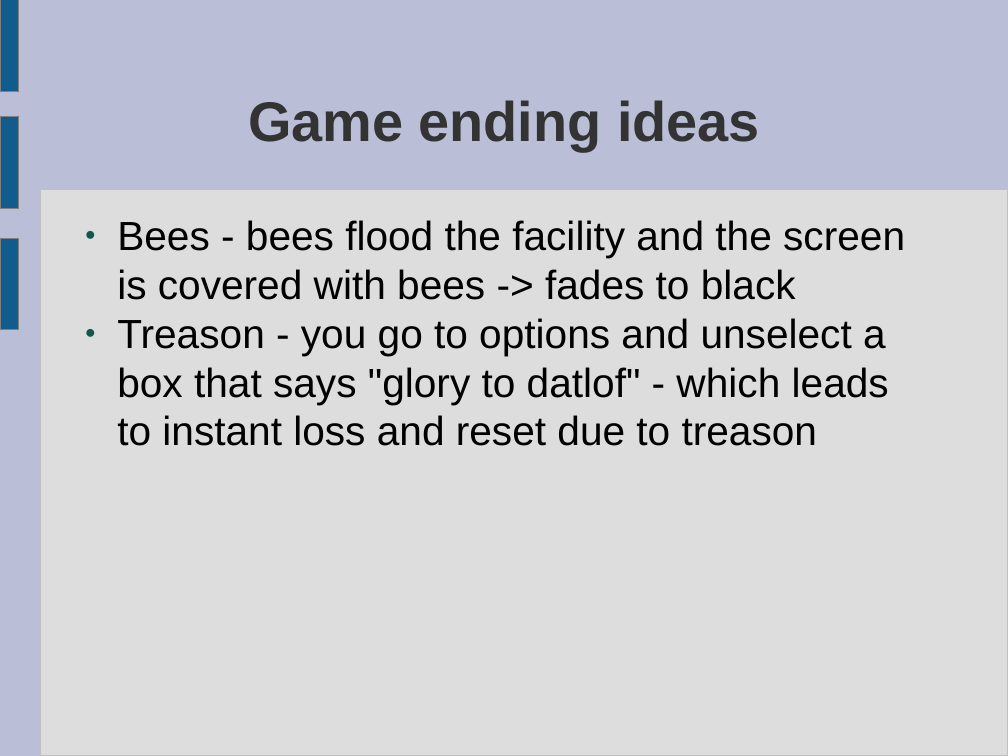
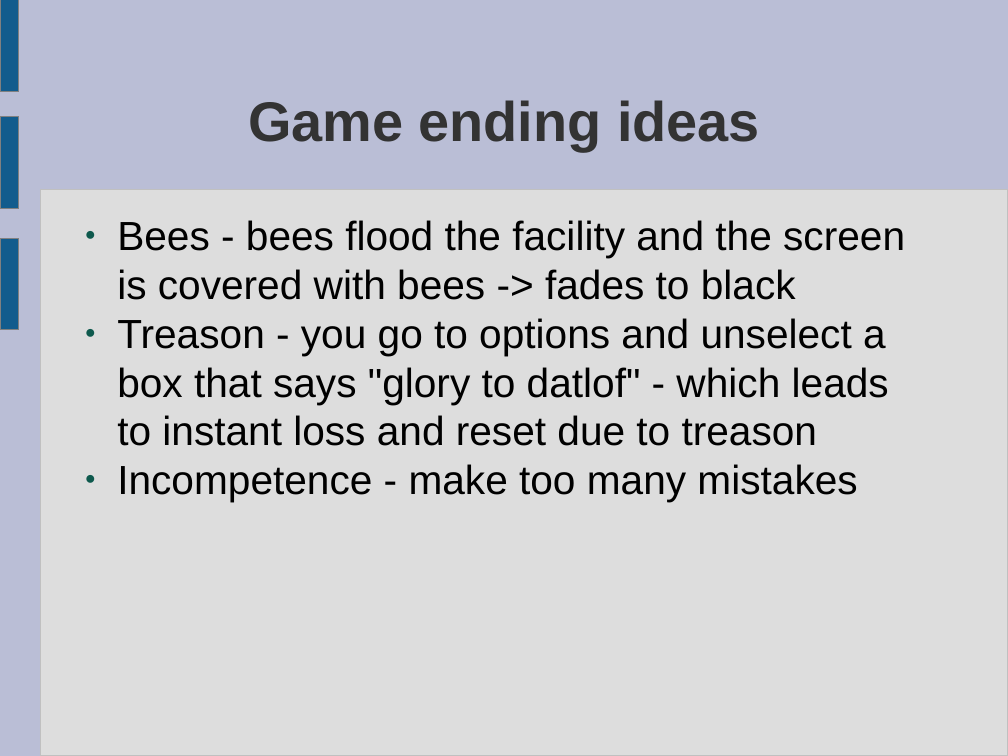
Before and after one commit to ktosox/JingleGameJam2024, a slide deck: slide 9 of GDD.odp (slide 8 before the commit). Drawn at 1008x756 pixels with LibreOffice and Linux fonts; fonts in the diff are those of the drawing. Boxes give left, top, right and bottom in pixels: in the first picture for what was removed or moved away, otherwise in the second. Text is boxed around its words. In the diff, an @@ line names an element or a change of style, - is before the commit and + after.

```diff
--- a/GDD.odp
+++ b/GDD.odp
@@ text at box(117, 464, 857, 502): paragraph added @@
+● Incompetence - make too many mistakes
```
Also in this commit, not shown: 11 other slides changed, 2 slides added, 11 other files.
